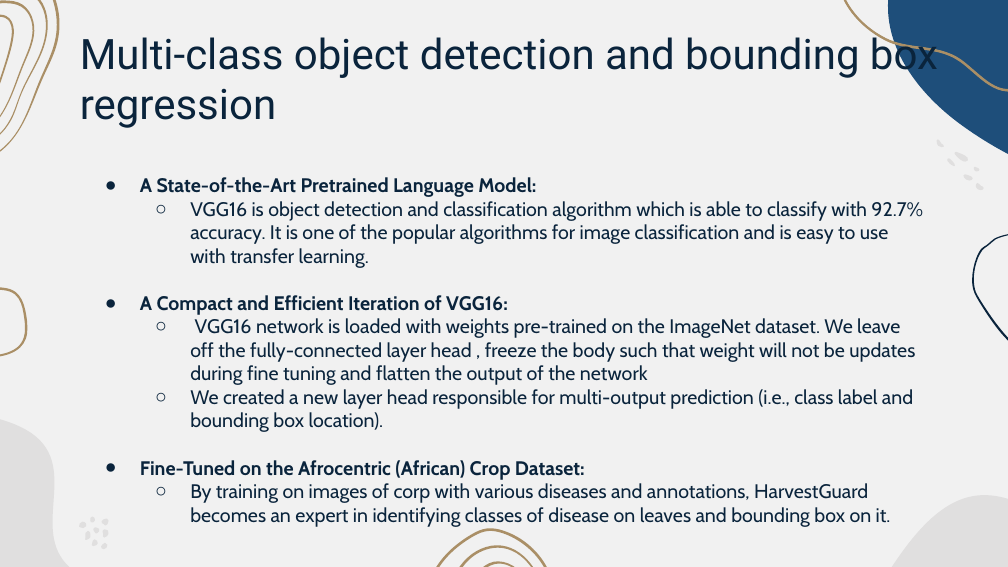
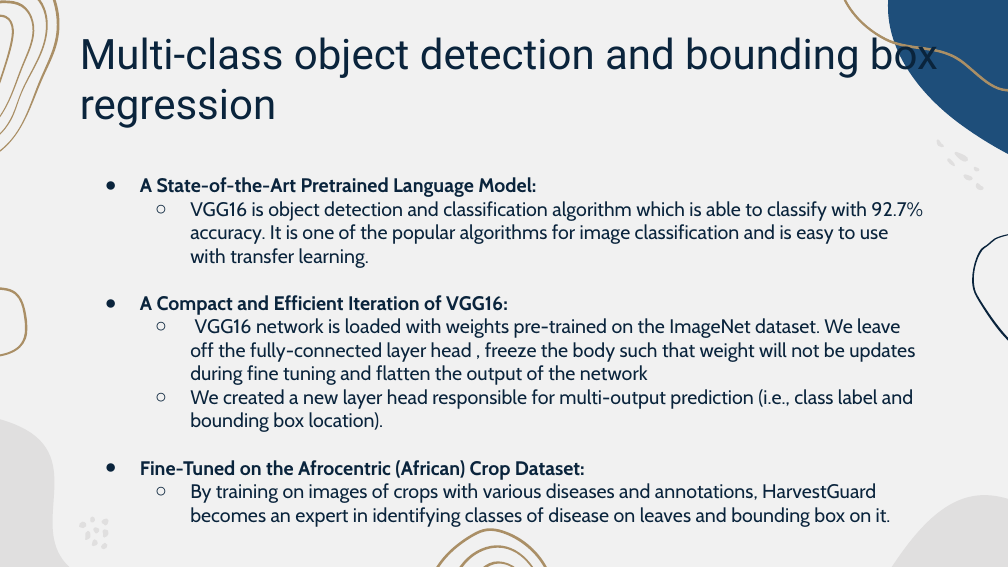
Before and after one commit to ljtaylor99/AAI-521-Final-Project, a slide deck: slide 5 of Final Project Presentation-Team 4.pptx. Drawn at 1008x567 pixels with LibreOffice and Linux fonts; fonts in the diff are those of the drawing. Boxes give left, top, right and bottom in pixels: in the first picture for what was removed or moved away, otherwise in the second. Text is boxed around its words. In the diff, an @@ line names an element or a change of style, - is before the commit and + after.

```diff
--- a/Final Project Presentation-Team 4.pptx
+++ b/Final Project Presentation-Team 4.pptx
@@ text at [190,483,891,527]: text changed @@
-  ○ By training on images of corp with various diseases and annotations, HarvestGuard becomes an expert in identifying classes of disease on leaves and bounding box on it.
+  ○ By training on images of crops with various diseases and annotations, HarvestGuard becomes an expert in identifying classes of disease on leaves and bounding box on it.
```
Also in this commit, not shown: 2 other slides changed, 5 slides added, 4 slides removed.
